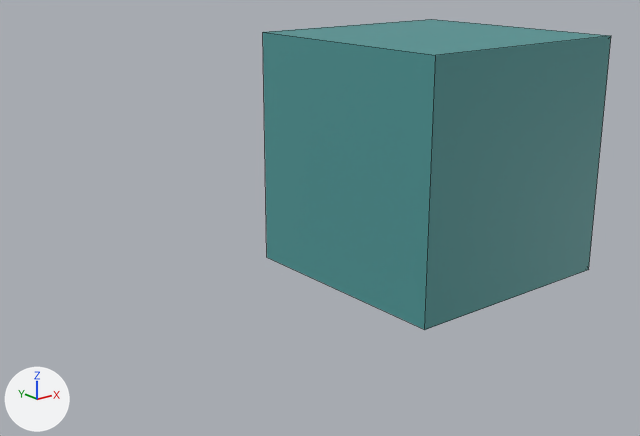
What one commit did to the FBX model ProjetSCP/Assets/Meshes/Tests/SM_box1x1.fbx.
The view is the same before and after, from a 50 mm lens placed at (-6.34, -4.19, 0.73), pointed at (-2.18, 1.01, -1.35). The lights are fixed; the arrows at lower left show +X, +Y and +Z. Mesh edges are drawn as thin lines. Where no turn or scale is listed for an object, it has been applied to the vertices. Vertices at the same position are counted once.

Names of what the first picture shows: 'normal1'.
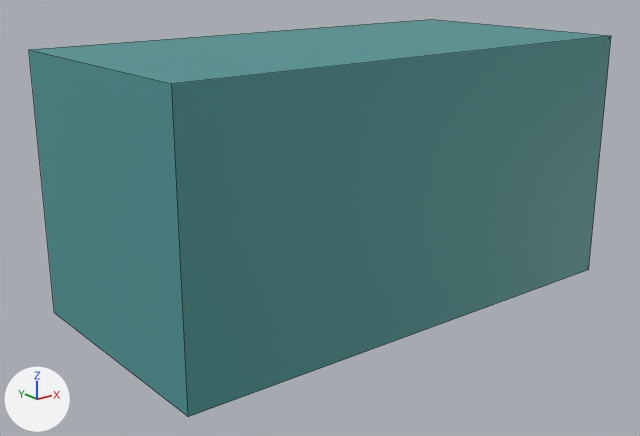
Edits to the scene script, one JSON object a line:
```json
{"block": "me_normal1", "where": "me_normal1.from_pydata(...)  # 16 vertices, 14 faces; spans x -2.0..0.0, y 0.0..2.0, z -2.0..0.0"}
{"block": "me_normal1", "where": "# used by ob_normal1; location = (0.0, 0.0, 0.0)"}
{"block": "me_normal1", "where": "# before: 4 (-1.9, 0.07, -1.93), 5 (-1.9, 0.07, -0.07), 6 (-1.9, 1.93, -0.07), 7 (-1.9, 1.93, -1.93), 8 (-2.0, 2.0, -2.0) at pixel (266, 257)"}
{"block": "me_normal1", "where": "# before: 11 (-2.0, 0.0, -2.0) at pixel (424, 329), 12 (-2.0, 2.0, 0.0) at pixel (262, 32), 15 (-2.0, 0.0, 0.0) at pixel (435, 55)"}
{"block": "me_normal1", "change": "me_normal1 part 1"}
{"op": "add", "block": "me_normal1", "code": "for i in [*range(4, 9), 11, 12, 15]: me_normal1.vertices[i].co += Vector((-2.0, 0.0, 0.0))"}
```

Pixel boxes (x1, y1, x2, y2) of what changed, in the pictures (640 x 436 px):
```json
{"object": "normal1", "change": "reshaped", "before": [263, 19, 611, 330], "after": [29, 19, 611, 417], "on screen": "67% wider, 28% taller"}
```
